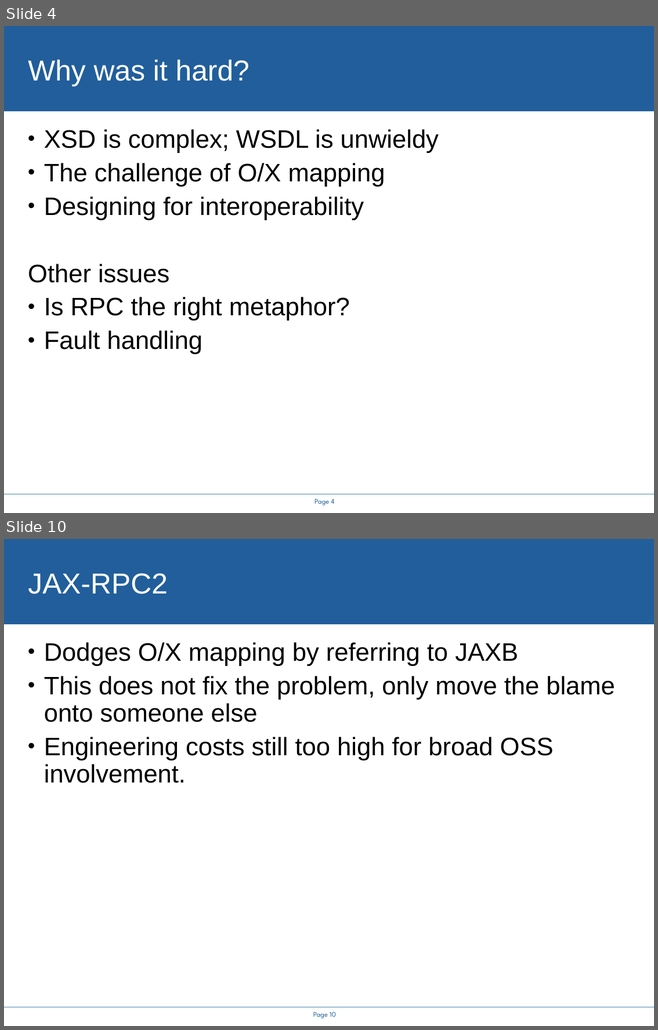
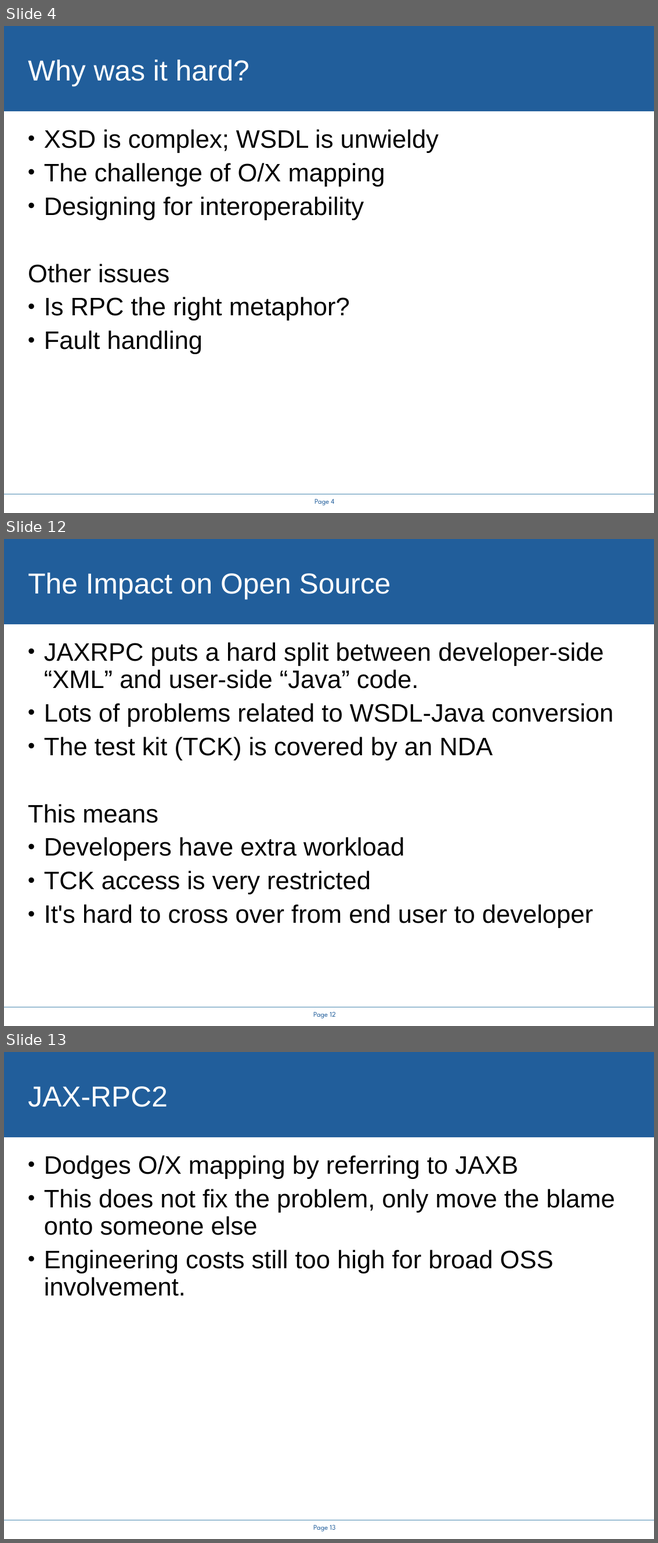
Before and after one commit to rhusar/smartfrog, a slide deck: projects/alpine/doc/icws2005/rethinking_the_java_SOAP_stack.ppt. Shown one above the other, each under a label of ours: slides 4 and 10 before the commit, slides 4, 12 and 13 after it; the slides between them are not shown. The pictures are 658x1030 and 658x1543 pixels, drawn with LibreOffice and Linux fonts; fonts in the diff are those of the drawing; background and template pictures are left out. Boxes give left, top, right and bottom in pixels: in the first picture for what was removed or moved away, otherwise in the second. Text is boxed around its words. In the diff, an @@ line names an element or a change of style, - is before the commit and + after.

```diff
--- a/projects/alpine/doc/icws2005/rethinking_the_java_SOAP_stack.ppt
+++ b/projects/alpine/doc/icws2005/rethinking_the_java_SOAP_stack.ppt
@@ slide 12 added at (x1=4, y1=539, x2=654, y2=1026), background #FFFFFF; not listed: 3 template elements that a slide beside it also shows @@
@@ title added at (x1=28, y1=573, x2=391, y2=599), 32 pt, text #FFFFFF @@
+The Impact on Open Source
@@ text added at (x1=28, y1=642, x2=613, y2=928), 28 pt, text #000000 @@
+• JAXRPC puts a hard split between developer-side “XML” and user-side “Java” code.
+• Lots of problems related to WSDL-Java conversion
+• The test kit (TCK) is covered by an NDA
+This means
+• Developers have extra workload
+• TCK access is very restricted
+• It's hard to cross over from end user to developer
@@ what was slide 10 is now slide 13 @@
@@ page number at (x1=313, y1=1525, x2=335, y2=1532): text changed @@
-Page 10
+Page 13
```
Also in this commit, not shown: 9 slides changed, 5 other slides added, 2 slides removed, 14 other files.
